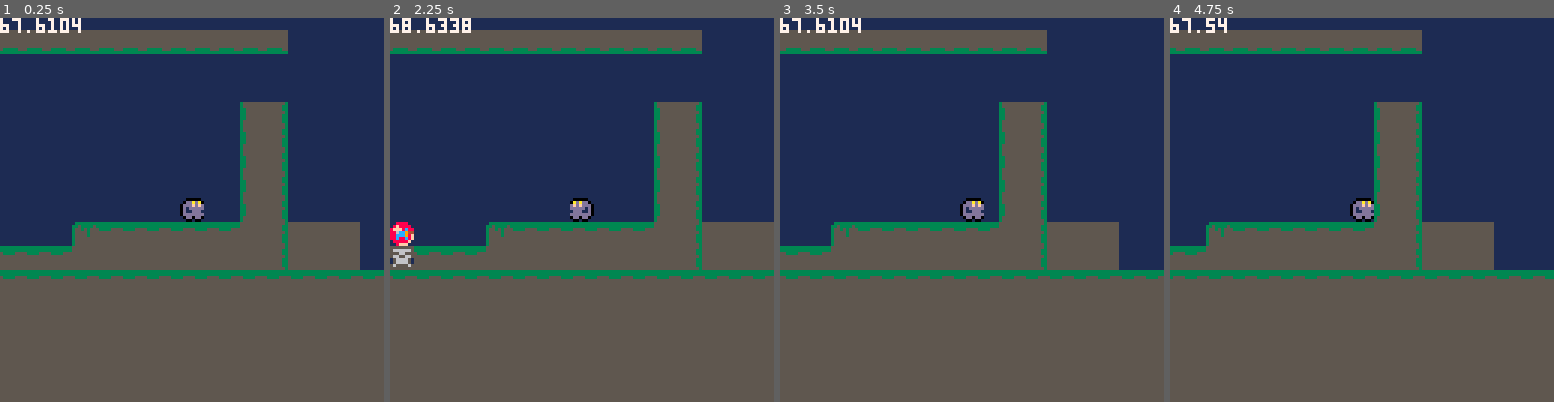
Above: before the commit, frames 1-4 (left to right).
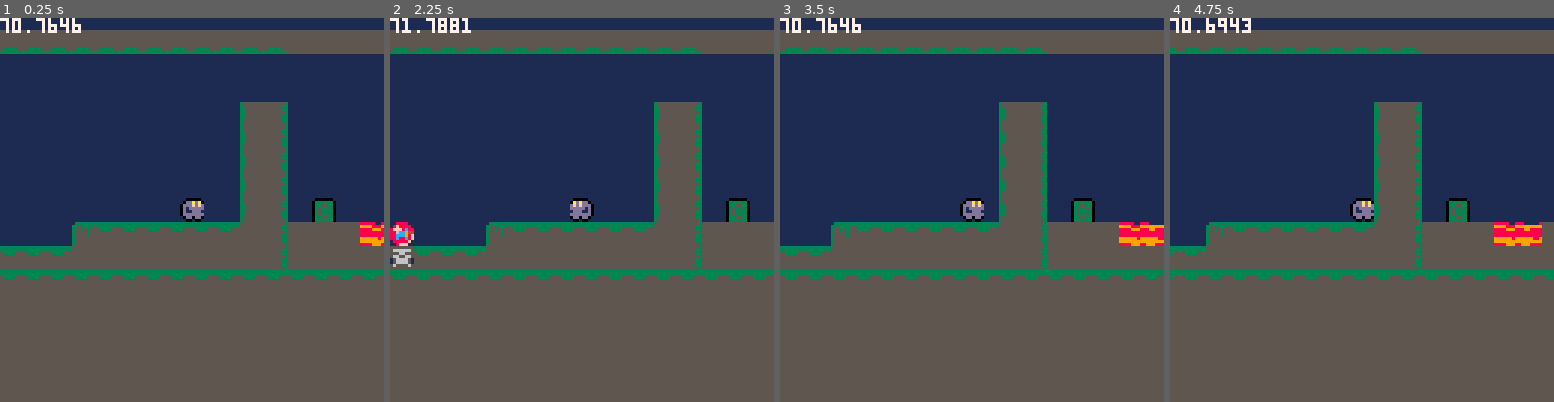
Above: after the commit, the same moments.

Repository: m-r-hunt/Pico-8-Carts
Game: PICO-8 cartridge gdp/gdp.p8
Two runs of this game, one before a commit and one after it. Both use one fixed random seed, a clock stepped at 60 frames per second and the inputs below.
Inputs:
- Up to frame 1 (0.25 s): no input
- Up to frame 2 (2.25 s): tap O (Z key) at 0.33, 0.7, 1.43, 2.22 s; tap X (X key) at 1.07, 2.07 s; hold Left from 1.97 s (still down)
- Up to frame 3 (3.5 s): release Left at 2.37 s; tap X (X key) every 0.33 s from 2.4 to 3.4 s; hold Right from 2.87 s (still down); tap O (Z key) at 3.1 s
- Up to frame 4 (4.75 s): release Right at 3.53 s; tap X (X key) every 0.33 s from 3.73 to 4.73 s; tap O (Z key) at 3.98 s; hold Right 4.13-4.53 s

The runs differ from the first frame. In frame 1, 3.0% of the frame differs, in the area x 0-100%, y 0-66%; in frame 2, 1.8%; in frame 3, 4.0%; in frame 4, 4.7%.

Commit message:
Fiddle some more with adding mechanics

Diff:
--- a/gdp/core.lua
+++ b/gdp/core.lua
@@ -124,6 +124,7 @@
 			if mget(x,y)==33 then
 				local p=player_scene:instance()
 				p.position=vec2(x*8,y*8)
+				p.checkpoint=vec2(x*8,y*8)
 				root:add_child(p)
 			end
 		end
--- a/gdp/gdp.p8
+++ b/gdp/gdp.p8
@@ -37,14 +37,14 @@
 0ddddddd0ddddddd0000000003533530e566665e0000000033555555555555555555553300000000000000000000000000000000000000000000000000000000
 e0dd00d0e0dd0dd00000000003355330565555650000000035555555555555555555553300000000000000000000000000000000000000000000000000000000
 ee00ee00ee00e00e0000000003333330555555550000000035555555555555555555555300000000000000000000000000000000000000000000000000000000
-ee00000eee00000eeec99c0e00000000000000000000000035555555555555555555555300000000000000000000000000000000000000000000000000000000
-e0ddfdfce0ddada0e0dccda000000000000000000000000035555555555555555555555300000000000000000000000000000000000000000000000000000000
-0dddccc90dddfdfc0ddcc1f000000000000000000000000033555555555555555555553300000000000000000000000000000000000000000000000000000000
-0d1dccc90d1dccc90d1cccd000000000000000000000000033555555555555555553553300000000000000000000000000000000000000000000000000000000
-0d11c1dc0d11ccc90d111dd000000000000000000000000033553555555555555553555300000000000000000000000000000000000000000000000000000000
-0ddddddd0dddc1dc0dddd1d000000000000000000000000035533555555555555553355300000000000000000000000000000000000000000000000000000000
-e0dd00d0e0dd0dd0e0dd0dd000000000000000000000000033333355533333553353333300000000000000000000000000000000000000000000000000000000
-ee00ee00ee00e00eee00e00e000000000000000000000000e3333333333333333333333e00000000000000000000000000000000000000000000000000000000
+ee00000eee00000eeec99c0ee000000e000000000000000035555555555555555555555300000000000000000000000000000000000000000000000000000000
+e0ddfdfce0ddada0e0dccda00bbbbbb0000000000000000035555555555555555555555300000000000000000000000000000000000000000000000000000000
+0dddccc90dddfdfc0ddcc1f00bb77bb0000000000000000033555555555555555555553300000000000000000000000000000000000000000000000000000000
+0d1dccc90d1dccc90d1cccd00b7bb7b0000000000000000033555555555555555553553300000000000000000000000000000000000000000000000000000000
+0d11c1dc0d11ccc90d111dd00b7bbbb0000000000000000033553555555555555553555300000000000000000000000000000000000000000000000000000000
+0ddddddd0dddc1dc0dddd1d00b7bb7b0000000000000000035533555555555555553355300000000000000000000000000000000000000000000000000000000
+e0dd00d0e0dd0dd0e0dd0dd00bb77bb0000000000000000033333355533333553353333300000000000000000000000000000000000000000000000000000000
+ee00ee00ee00e00eee00e00e0bbbbbb00000000000000000e3333333333333333333333e00000000000000000000000000000000000000000000000000000000
 00000000000000000000000000000000000000000000000000000000000000000000000000000000000000000000000000000000000000000000000000000000
 00000000000000000000000000000000000000000000000000000000000000000000000000000000000000000000000000000000000000000000000000000000
 00000000000000000000000000000000000000000000000000000000000000000000000000000000000000000000000000000000000000000000000000000000
@@ -110,7 +110,7 @@
 82000000000000000000000000000000000000000000000000000000000000000000000000000000000000000000000000000000000000000000000000000000
 00000000000000000000000000000000000000000000000000000000000000000000000000000000000000000000000000000000000000000000000000000062
 82000000000000000000000000000000000000000000000000000000000000000000000000000000000000000000000000000000000000000000008273737373
-73737373737373737373737373730000000000000000000000000000000000000000000000000000000000000000000000000000000000000000000000000062
+73737373737373737373737373737272727272727272000000000000000000000000000000000000000000000000000000000000000000000000000000000062
 82000000000000000000000000000000000000000000000000000000000000000000000000000000000000000000000000000000000000000000008200000000
 00000000000000000000000000000000000000000000000000000000000000000000000000000000000000000000000000000000000000000000000000000062
 82000000000000000000000000000000000000000000000000000000000000000000000000000000000000000000000000000000000000000000008200000000
@@ -120,7 +120,7 @@
 82000000000000000000000000000000000000000000000000000000000000000000000000000000000000000000000000000000000000000000008200000000
 00000000000000000000000000000000000000000000000000000000000000000000000000000000000000000000000000000000000000000000000000000062
 82000000000000000000000000000000000000000000000000000000000000000000000000000000000000000000000000000000000000000000008273737373
-73737373737373737373737300000000000000000000000000000000000000000000000000000000000000000000000000000000000000000000000000000062
+73737373737373737373737372727272727272727272727200000000000000000000000000000000000000000000000000000000000000000000000000000062
 82000000000000000000000000000000000000000000000000000000000000000000000000000000000000000000000000000000000000000000008200000000
 00000000000000000000000000000000000000000000000000000000000000000000000000000000000000000000000000000000000000000000000000000062
 82000000000000000000000000000000000000000000000000000000000000000000000000000000000000000000000000000000000000000000008200000000
@@ -134,11 +134,11 @@
 82000000000000000000000000000000000000000000000000000000000000000000000000000000000000000000000000000000000000000000008200000000
 00000000000000000000628200000000000000000000000000000000000000000000000000000000000000000000000000000000000000000000000000000062
 82000000000000000000000000000000000000000000000000000000000000000000000000000000000000000000000000000000000000000000008200000000
-00000000000000001200628200000000000000000000000000000000000000000000000000000000000000000000000000000000000000000000000000000062
+00000000000000001200628200320000000000727200000000000000000000000000000000000000000000000000000000000000000000000000000000000062
 82000000000000000000000000000000000000000000000000000000000000000000000000000000000000000000000000000000000000000000008200000041
-00000061717171717171728272727200000000000000000000000000000000000000000000000000000000000000000000000000000000000000000000000062
+000000617171717171717282727272a1b17272727200000000000000000000000000000000000000000000000000000000000000000000000000000000000062
 82000000000000000000000000000000000000000000000000000000000000000000000000000000000000000000000000000000000000000000007271717142
-71717172727272727272728272727200000000000000000000000000000000000000000000000000000000000000000000000000000000000000000000000062
+71717172727272727272728272727272727272727200000000000000000000000000000000000000000000000000000000000000000000000000000000000062
 72717171717171717171717171717171717171717171717171717171717171717171717171717171717171717171717171717171717171717171717171717171
 71717171717171717171717171717171717171717171717171717171717171717171717171717171717171717171717171717171717171717171717171717172
 
@@ -272,7 +272,7 @@
 
 
 __gff__
-0000818182040000000000000000000000008181040081818181000000000000000000008100818181810000000000000000000000008181818100000000000000000000000081818181000000000000000000000000000000000000000000000000000000000000000000000000000000000000000000000000000000000000
+0000818182040000000000000000000000008181040081818181888800000000000000908100818181810000000000000000009000008181818100000000000000000000000081818181000000000000000000000000000000000000000000000000000000000000000000000000000000000000000000000000000000000000
 0000000000000000000000000000000000000000000000000000000000000000000000000000000000000000000000000000000000000000000000000000000000000000000000000000000000000000000000000000000000000000000000000000000000000000000000000000000000000000000000000000000000000000
 __map__
 2737373737373737373737373737373737373737373737373737373737373737373737373737373737373737373737373737373737373737373737373737373737373737373737373737373737373737373737373737373737373737373737373737373737373737373737373737373737373737373737373737373737373727
--- a/gdp/nodes.lua
+++ b/gdp/nodes.lua
@@ -1,3 +1,12 @@
+--flags meanings
+--0 - colliding tile
+--1 - pickup tile(unused?)
+--2 - object spawner tile
+--3 - damage tile
+--.
+--.
+--7 - visible
+
 sprite=node:new()
 function sprite:drawcb()
 	local pos=self.global_position:floored()-vec2(4,4)
@@ -23,6 +32,15 @@
 	return vec2(pos.x,ty*8+7)
 end
 
+function find_target_side(pos,dir)
+	local tx=flr(pos.x/8)
+	local ty=flr(pos.y/8)
+	while not fget(mget(tx,ty),0) do
+		tx+=dir
+	end
+	return vec2(tx*8+4,pos.y)
+end
+
 function faller:walking()
 	self.direction.x=0
 	if btn(4) and self.can_grapple then
@@ -30,6 +48,14 @@
 		self.grapple_target=find_target(self.global_position)
 		self.children[1].s=50
 		self.can_grapple=false
+		self.grapple_dir=vec2(0,-0.5)
+	elseif btn(5) and self.can_grapple then
+		local dir =self.children[1].hflip and -1 or 1
+		self.state="grappling"
+		self.grapple_target=find_target_side(self.global_position,dir)
+		self.can_grapple=false
+		self.grapple_dir=vec2(dir*0.5,0)
+		self.direction.y=0
 	else
 		self.direction+=vec2(0,0.5)
 		if btn(0) then
@@ -53,8 +79,13 @@
 
 function faller:contactcb(c)
 	if getmetatable(c)==vec2mt then
-		if band(fget(mget(c.x,c.y)),2)!=0 then
+		if fget(mget(c.x,c.y),1) then
 			mset(c.x,c.y,0)
+		elseif fget(mget(c.x,c.y),3) then
+			self:set_position(self.checkpoint)
+		elseif fget(mget(c.x,c.y),4) then
+			mset(c.x,c.y,51)
+			self.checkpoint=8*c
 		end
 	else
 		self:collide(c)
@@ -63,16 +94,21 @@
 end
 
 function faller:grappling()
-	self.direction+=vec2(0,-0.5)
+	self.direction+=self.grapple_dir
+	self.direction.x=mid(-5,self.direction.x,5)
 	self.direction.y=max(self.direction.y,-5)
 	local new_pos=self.position+self.direction
 	local hit,hit_normal=self:move(new_pos)
-	if hit and hit_normal.y>0 then
+	if hit and self.grapple_dir.y!=0 and hit_normal.y>0 then
 		self.state="walking"
 		self.children[1].s=49
 	end
 	if hit and hit_normal.y<0 then
 		self.direction.y=0
+	end
+	if hit and hit_normal.x!=0 then
+		self.state="walking"
+		self.children[1].s=49
 	end
 end
 
--- a/gdp/physics.lua
+++ b/gdp/physics.lua
@@ -90,13 +90,13 @@
 end
 function kinematicbody:move(new_pos)
 	local pos,hit,hit_normal,contacts=move_collider(self,new_pos:floored())
-	for c in all(contacts) do
-		self:contactcb(c)
-	end
 	if not hit then
 		pos=new_pos
 	end
 	self:set_position(pos)
+	for c in all(contacts) do
+		self:contactcb(c)
+	end
 	return hit,hit_normal
 end
 function kinematicbody:contactcb(c)
